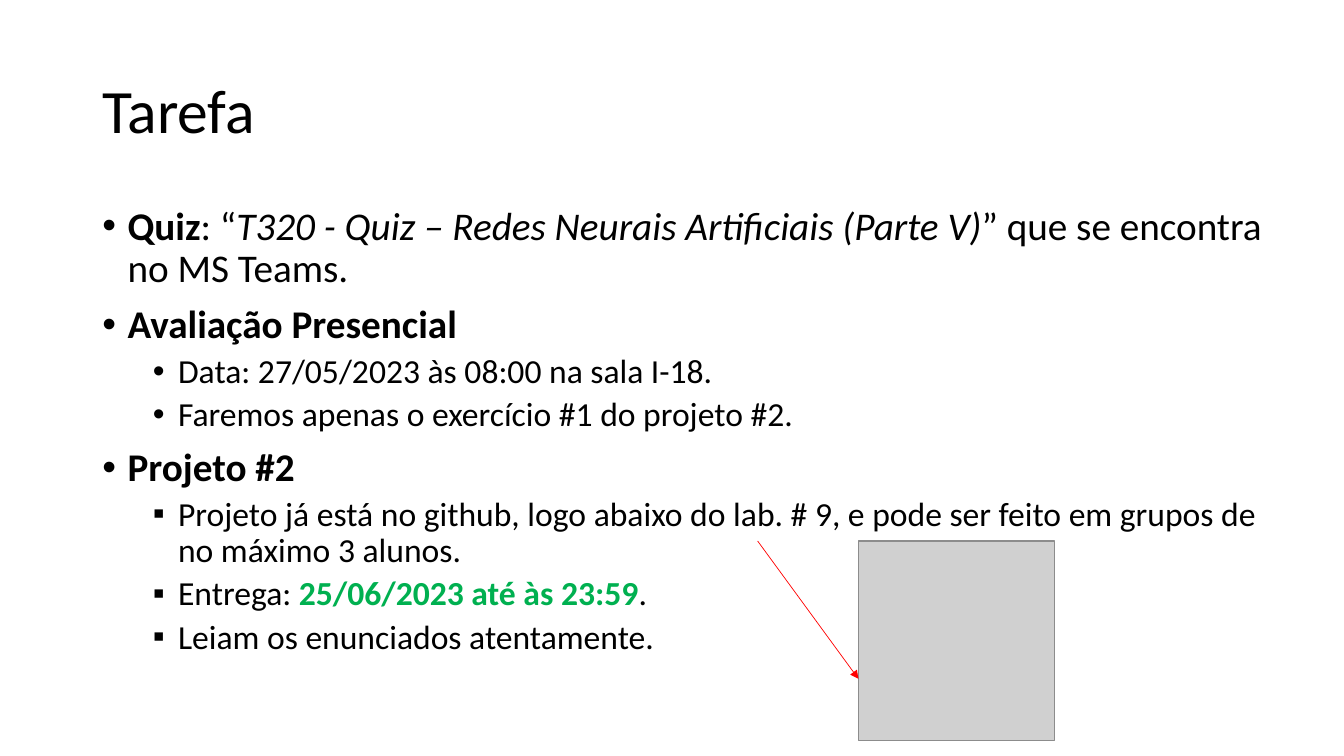
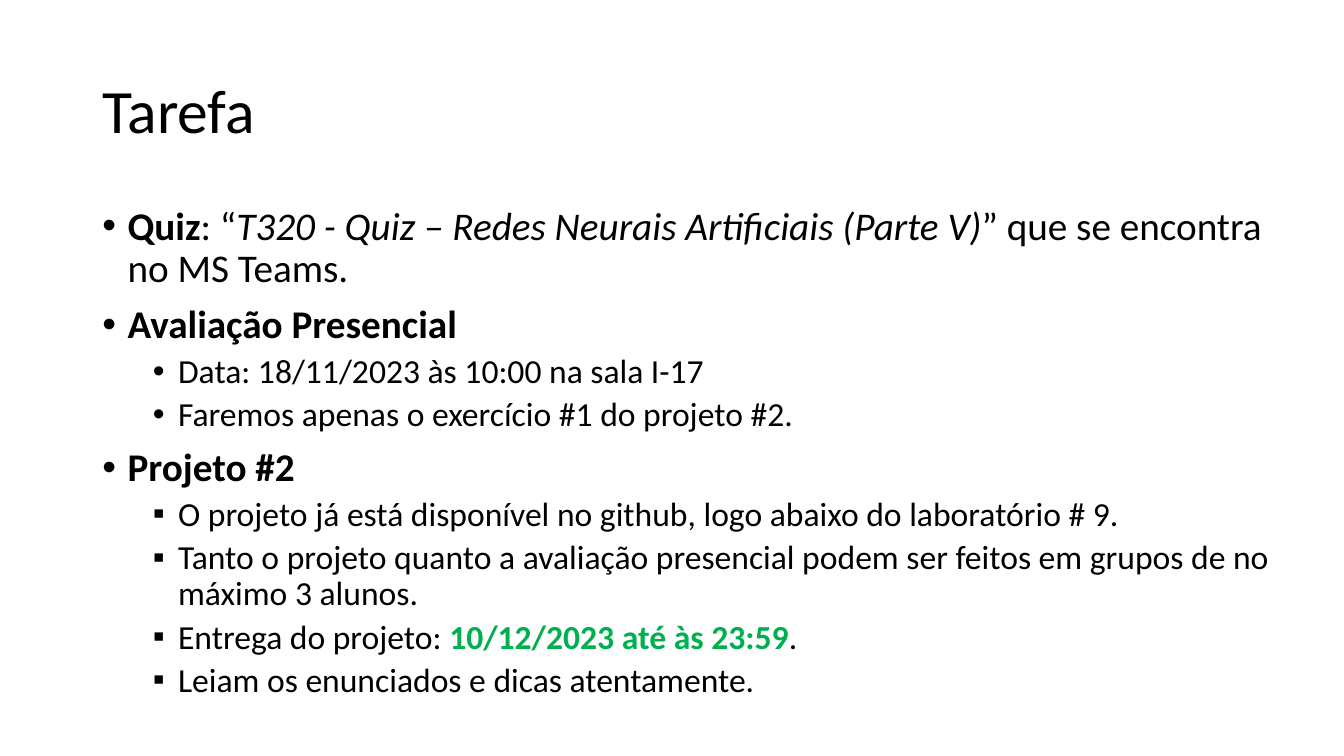
Before and after one commit to zz4fap/t320_aprendizado_de_maquina, a slide deck: slide 13 of slides/T320_Redes_Neurais_Artificiais (Parte III).pptx (slide 10 before the commit). Drawn at 1344x756 pixels with LibreOffice and Linux fonts; fonts in the diff are those of the drawing; grey boxes stand for pictures. Boxes give left, top, right and bottom in pixels: in the first picture for what was removed or moved away, otherwise in the second. Text is boxed around its words. In the diff, an @@ line names an element or a change of style, - is before the commit and + after.

```diff
--- a/slides/T320_Redes_Neurais_Artificiais (Parte III).pptx
+++ b/slides/T320_Redes_Neurais_Artificiais (Parte III).pptx
@@ text at bbox=[178, 359, 704, 385]: text changed @@
-  • Data: 27/05/2023 às 08:00 na sala I-18.
+  • Data: 18/11/2023 às 10:00 na sala I-17
@@ text at bbox=[178, 502, 1268, 693]: text changed @@
-  ▪ Projeto já está no github, logo abaixo do lab. # 9, e pode ser feito em grupos de no máximo 3 alunos.
-  ▪ Entrega: 25/06/2023 até às 23:59.
-  ▪ Leiam os enunciados atentamente.
+  ▪ O projeto já está disponível no github, logo abaixo do laboratório # 9.
+  ▪ Tanto o projeto quanto a avaliação presencial podem ser feitos em grupos de no máximo 3 alunos.
+  ▪ Entrega do projeto: 10/12/2023 até às 23:59.
+  ▪ Leiam os enunciados e dicas atentamente.
@@ arrow removed from (758, 541) to (859, 679) @@
@@ picture removed at bbox=[859, 541, 1055, 741] @@
```
Also in this commit, not shown: 10 other slides changed, 7 slides added, 1 slide removed, 2 other files.
